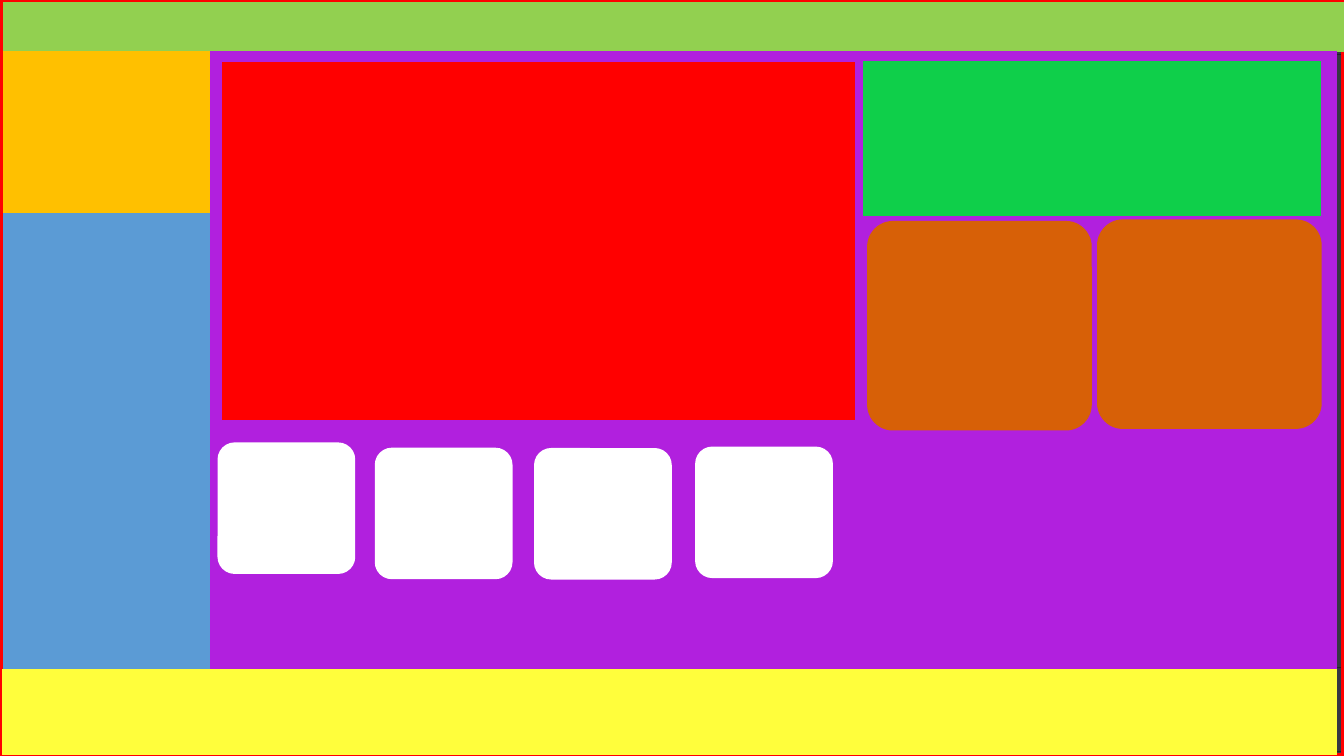
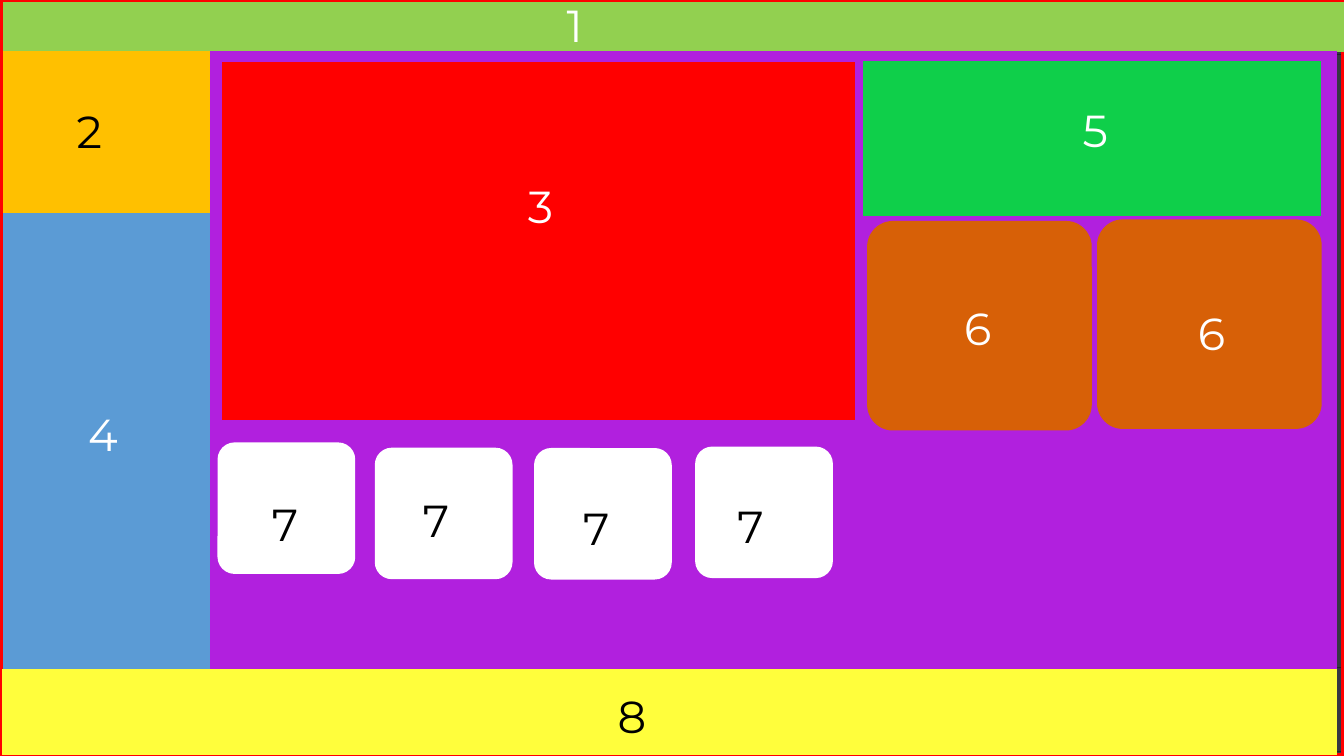
Before and after one commit to Fortuno-tech/Software, a slide deck: slide 2 of UI-model/UI design Fortico.pptx. Drawn at 1344x756 pixels with LibreOffice and Linux fonts; fonts in the diff are those of the drawing; grey boxes stand for pictures. Boxes give left, top, right and bottom in pixels: in the first picture for what was removed or moved away, otherwise in the second. Text is boxed around its words. In the diff, an @@ line names an element or a change of style, - is before the commit and + after.

```diff
--- a/UI-model/UI design Fortico.pptx
+++ b/UI-model/UI design Fortico.pptx
@@ text added at bbox=[567, 0, 583, 53], 32 pt, text #FFFFFF @@
+1
@@ text added at bbox=[77, 116, 102, 148], 32 pt, text #000000 @@
+2
@@ text added at bbox=[1083, 115, 1108, 148], 32 pt, text #FFFFFF @@
+5
@@ text added at bbox=[528, 191, 553, 224], 32 pt, text #FFFFFF @@
+3
@@ text added at bbox=[964, 313, 991, 346], 32 pt, text #FFFFFF @@
+6
@@ text added at bbox=[1198, 318, 1225, 351], 32 pt, text #FFFFFF @@
+6
@@ text added at bbox=[88, 419, 118, 451], 32 pt, text #FFFFFF @@
+4
@@ text added at bbox=[272, 509, 298, 541], 32 pt, text #000000 @@
+7
@@ text added at bbox=[423, 505, 449, 537], 32 pt, text #000000 @@
+7
@@ text added at bbox=[583, 513, 609, 545], 32 pt, text #000000 @@
+7
@@ text added at bbox=[737, 511, 763, 543], 32 pt, text #000000 @@
+7
@@ text added at bbox=[618, 701, 647, 734], 32 pt, text #000000 @@
+8
```
Also in this commit, not shown: 2 slides added, 2 other files.
